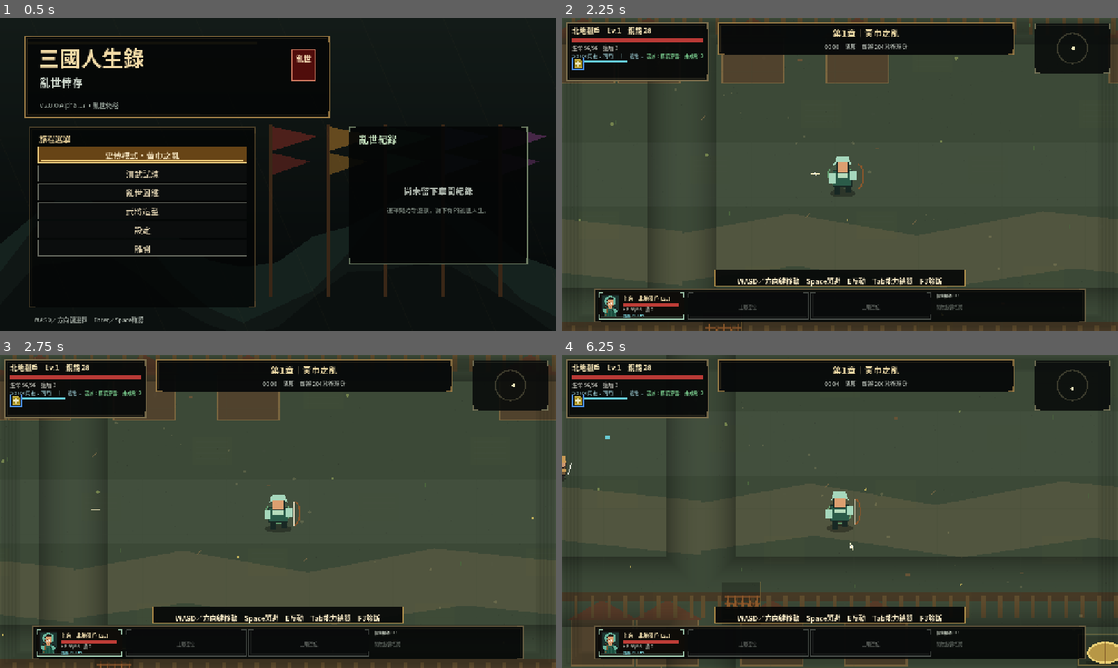
Above: before the commit, frames 1-4 (two rows, left to right).
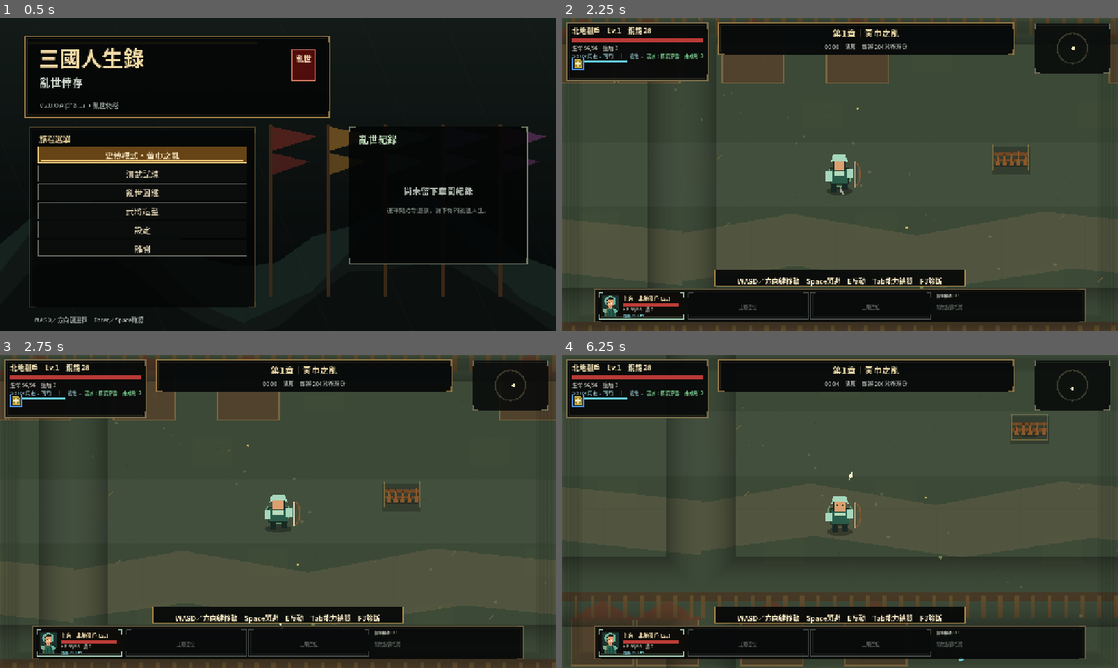
Above: after the commit, the same moments.

Repository: shinryuken0505/three-kingdoms-survivor
Game: Godot game, scene res://main.tscn
The game is run twice, just before and just after one commit, with the same random seed, the same clock (stepped at 60 frames per second) and the same inputs.
Inputs (mouse positions are in pixels of both pictures, inside the frame that each line leads up to):
- Up to frame 1 (0.5 s): no input
- Up to frame 2 (2.25 s): tap Enter (ui_accept) at 0.5, 0.77, 1.25, 2 s; move the mouse to (962, 158) at 0.52 s; hold Right (ui_right) 0.53-1.25 s; tap Keypad Enter at 0.6 s; click (962, 158) at 0.67 s; drag from (728, 190) to (812, 237) at 1.27 s; move the mouse to (895, 105) at 2.02 s; hold Right (ui_right) from 2.03 s (still down); tap E at 2.1 s
- Up to frame 3 (2.75 s): keep holding Right (ui_right)
- Up to frame 4 (6.25 s): release Right (ui_right) at 2.75 s; drag from (812, 574) to (673, 464) at 2.77 s; move the mouse to (1006, 558) at 3.52 s; hold Left (ui_left) 3.53-4.25 s; tap P at 3.6 s; tap Enter (ui_accept) at 3.77 s; drag from (673, 464) to (756, 433) at 4.27 s; move the mouse to (867, 511) at 5.02 s; hold Down (ui_down) 5.03-5.75 s; tap Delete at 5.1 s; click (867, 511) at 5.17 s; drag from (756, 433) to (728, 527) at 5.77 s

Frame 1 is identical in both runs. In frame 2, 0.8% of the frame differs, in the area x 3-98%, y 0-100%; in frame 3, 0.4%; in frame 4, 1.4%, in the area x 0-100%, y 17-100%.

Commit message:
feat: mount Alpha.18 intermission and recruitment visual layers

Diff:
--- a/main.tscn
+++ b/main.tscn
@@ -6,6 +6,8 @@
 [ext_resource path="res://scripts/systems/progression/levelup_pool_integration_layer.gd" type="Script" id="4_levelup_pool"]
 [ext_resource path="res://scripts/ui/build_summary_layer.gd" type="Script" id="5_build_summary"]
 [ext_resource path="res://scripts/systems/hero/recruitment_roster_guard_layer.gd" type="Script" id="6_recruitment_guard"]
+[ext_resource path="res://scripts/ui/intermission_visual_layer.gd" type="Script" id="7_intermission_visual"]
+[ext_resource path="res://scripts/ui/recruitment_roster_visual_layer.gd" type="Script" id="8_recruitment_visual"]
 
 [node name="Main" type="Node2D"]
 script = ExtResource("1_main")
@@ -24,3 +26,9 @@
 
 [node name="RecruitmentRosterGuardLayer" type="Node" parent="."]
 script = ExtResource("6_recruitment_guard")
+
+[node name="IntermissionVisualLayer" type="Node2D" parent="."]
+script = ExtResource("7_intermission_visual")
+
+[node name="RecruitmentRosterVisualLayer" type="Node2D" parent="."]
+script = ExtResource("8_recruitment_visual")
Not shown: 1 places in main.tscn that only renumber resources
